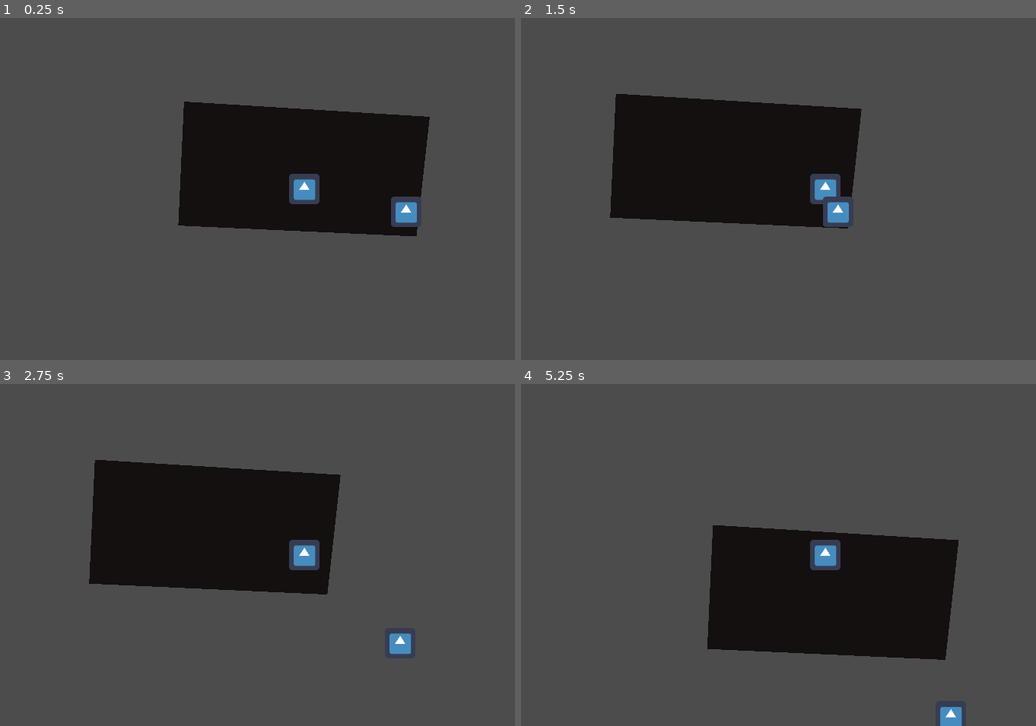
Above: before the commit, frames 1-4 (two rows, left to right).
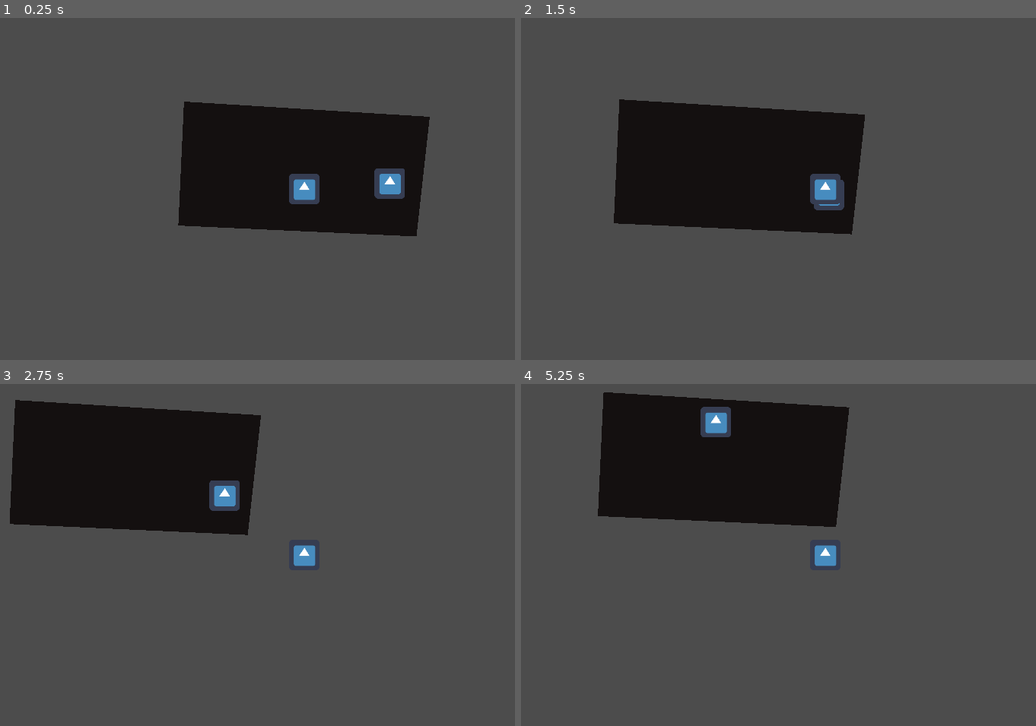
Above: after the commit, the same moments.

Repository: AlixBarreaux/game-jam-found-relic
Game: Godot game, scene res://scenes/levels/Level1.tscn
Two runs of this game, one before a commit and one after it. Both use one fixed random seed, a clock stepped at 60 frames per second and the inputs below. The engine's default icon, where the game draws it, is replaced by a stand-in: a white triangle on a blue panel in a dark square.
Inputs:
- Up to frame 1 (0.25 s): no input
- Up to frame 2 (1.5 s): tap Enter at 0.5 s; hold D (move_right) 0.53-1.28 s; tap E (interact) at 0.6 s; hold S (move_down) from 1.28 s (still down); tap Space (switch_characters) at 1.35 s
- Up to frame 3 (2.75 s): release S (move_down) at 2.03 s; hold D (move_right) from 2.03 s (still down); tap E (interact) at 2.1 s
- Up to frame 4 (5.25 s): release D (move_right) at 2.78 s; hold Z (move_up) 2.78-3.53 s; tap Space (switch_characters) at 2.85, 4.35 s; hold Q (move_left) 3.53-5.03 s; tap E (interact) at 3.6, 5.1 s; hold S (move_down) from 5.03 s (still down)

The runs differ from the first frame. In frame 1, 1.0% of the frame differs, in the area x 72-82%, y 44-62%; in frame 2, 2.5%; in frame 3, 22%; in frame 4, 33%, in the area x 14-86%, y 2-100%.

Commit message:
Make the camera switch on character switch in Hero scene

Diff:
--- a/scenes/creatures/heroes/hero_camera.gd
+++ b/scenes/creatures/heroes/hero_camera.gd
@@ -4,14 +4,18 @@
 
 # ----------------- DECLARE VARIABLES -----------------
 
+
 onready var hero: KinematicBody2D = self.get_parent()
+
 
 # ----------------- RUN CODE -----------------
 
+
 func _ready() -> void:
+	self.initialize_signals()
 	current = hero.is_controlled
-	print(current)
 	return
+
 
 # ----------------- DECLARE FUNCTIONS -----------------
 
@@ -22,6 +26,5 @@
 
 
 func on_controlled_hero_switched() -> void:
-	clear_current()
-	current = hero.is_controlled
+	current = !hero.is_controlled
 	return
--- a/scenes/levels/Level.tscn
+++ b/scenes/levels/Level.tscn
@@ -20,13 +20,13 @@
 [node name="Heroes" type="Node" parent="Creatures"]
 
 [node name="Hero" parent="Creatures/Heroes" instance=ExtResource( 2 )]
-position = Vector2( 45, 44 )
+position = Vector2( 28, 16 )
 
 [node name="AnimationTree" parent="Creatures/Heroes/Hero" index="6"]
 parameters/playback = SubResource( 1 )
 
 [node name="Hero2" parent="Creatures/Heroes" instance=ExtResource( 2 )]
-position = Vector2( 256, 102 )
+position = Vector2( 222, 42 )
 is_controlled = false
 
 [node name="AnimationTree" parent="Creatures/Heroes/Hero2" index="6"]
